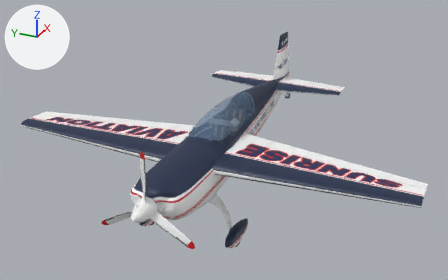
One commit to the glTF model unity/Assets/_Project/Resources/Models/extra-300-like/extra-300-like-own.glb: the scene before it, then after it.
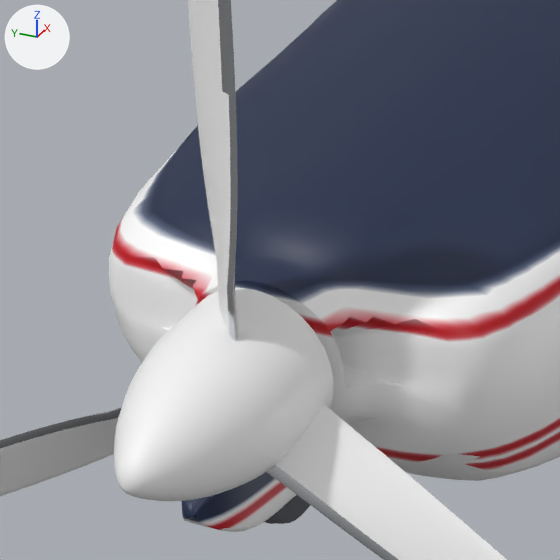
Each version is shown whole from a camera (50 mm lens) standing at (-9.19, -4.64, 5.1) and looking at (1.34, 0.1, -0.17), then close up on the part from 26% to 41% of the width and 58% to 82% of the height. Arrows for +X, +Y and +Z are at upper left; the lights stay in place. The older version's two pictures come first. Vertices at exactly the same position are counted once.

Objects in the first close-up: 'Fuselage_Painted', 'Prop', 'Spinner', 'Wheel_Pants' and 1 more.
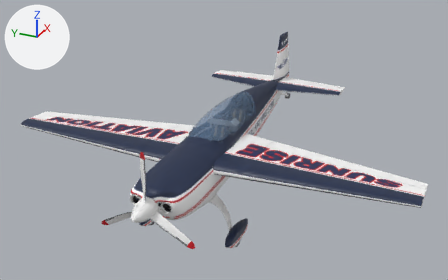
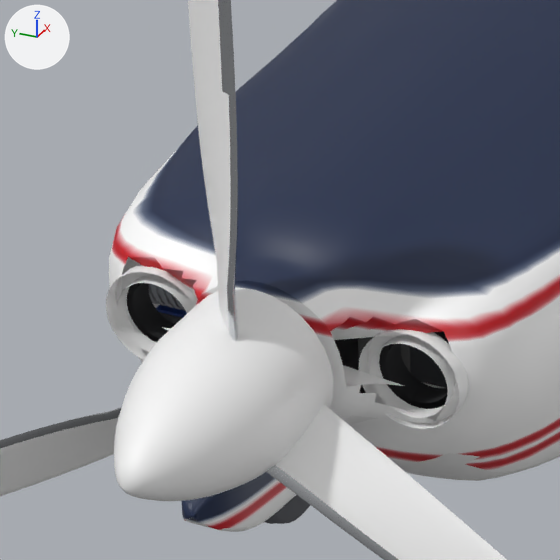
What the commit changed:
Material 'Engine_cylinder' (mat_engine_cylinder) is new.
Its base color is (0.216, 0.231, 0.254) (grey #80848a).
Its metallic is 0.3.
Its roughness is 0.55.
Material 'Engine_baffle' (mat_engine_baffle) is new.
Its base color is (0.0612, 0.0648, 0.0723) (dark grey #46484c).
Its roughness is 0.8.
Material 'Engine_cylinder_core' (mat_engine_cylinder_core) is new.
Its base color is (0.0685, 0.0742, 0.0844) (dark grey #4a4d52).
Its metallic is 0.2.
Its roughness is 0.7.
Material 'Engine_duct' (mat_engine_duct) is new.
Its base color is (0.013, 0.0137, 0.016) (black #1e1f22).
Its roughness is 0.9.
Material 'Engine_case' (mat_engine_case) is new.
Its base color is (0.00913, 0.00913, 0.011) (black #18181b).
Its roughness is 0.6.
Material 'Engine_pipe' (mat_engine_pipe) is new.
Its base color is (0.107, 0.0976, 0.0887) (dark grey #5c5854).
Its metallic is 0.4.
Its roughness is 0.6.
Material 'Engine_rocker_cover' (mat_engine_rocker_cover) is new.
Its base color is (0.016, 0.0513, 0.262) (blue #22408c).
me_fuselage is used by ob_fuselage_painted; location (0.0, 0.0, 0.0).
me_fuselage had 7182 vertices, 14154 faces and spanned x -1.8..4.63, y -0.51..0.51, z -0.68..0.62.
me_fuselage now has 7180 vertices, 14124 faces and spans x -1.8..4.63, y -0.51..0.51, z -0.68..0.62.
Part 1, on me_fuselage:
2 vertices are removed from x -1.74, y -0.27..0.27, z -0.06.
30 faces are deleted.
Mesh me_engine is new.
It has 5008 vertices, 9248 faces and spans x -1.743..-0.786, y -0.4..0.4, z -0.263..0.17.
Faces by material slot: [912, 6840, 144, 188, 444, 48, 336, 336].
It uses material mat_engine_cylinder_core (dark grey #4a4d52).
It uses material mat_engine_cylinder (grey #80848a).
It uses material mat_engine_case (black #18181b).
It uses material mat_engine_rocker_cover (blue #22408c).
It uses material mat_engine_pipe (dark grey #5c5854).
It uses material mat_engine_baffle (dark grey #46484c).
It uses material mat_paint_white (white #f6f6f6).
It uses material mat_engine_duct (black #1e1f22).
Object 'Engine' (ob_engine) is new; it shows me_engine.
Its location is (0.0, 0.0, 0.0).

What differs and where, as boxes [x1, y1, x2, y2] in the close-ups (560 x 560 px):
'Engine', added: after [106, 264, 468, 429]
    faces in mat_paint_white (white #f6f6f6): [106, 264, 468, 429]
    faces in mat_engine_duct (black #1e1f22): [127, 283, 449, 409]
    faces in mat_engine_baffle (dark grey #46484c): [159, 312, 447, 388]
    faces in mat_engine_case (black #18181b): [334, 337, 411, 393]
    faces in mat_engine_cylinder (grey #80848a): [149, 284, 186, 311]
part 1 of me_fuselage, deleted: before [122, 257, 456, 421]
